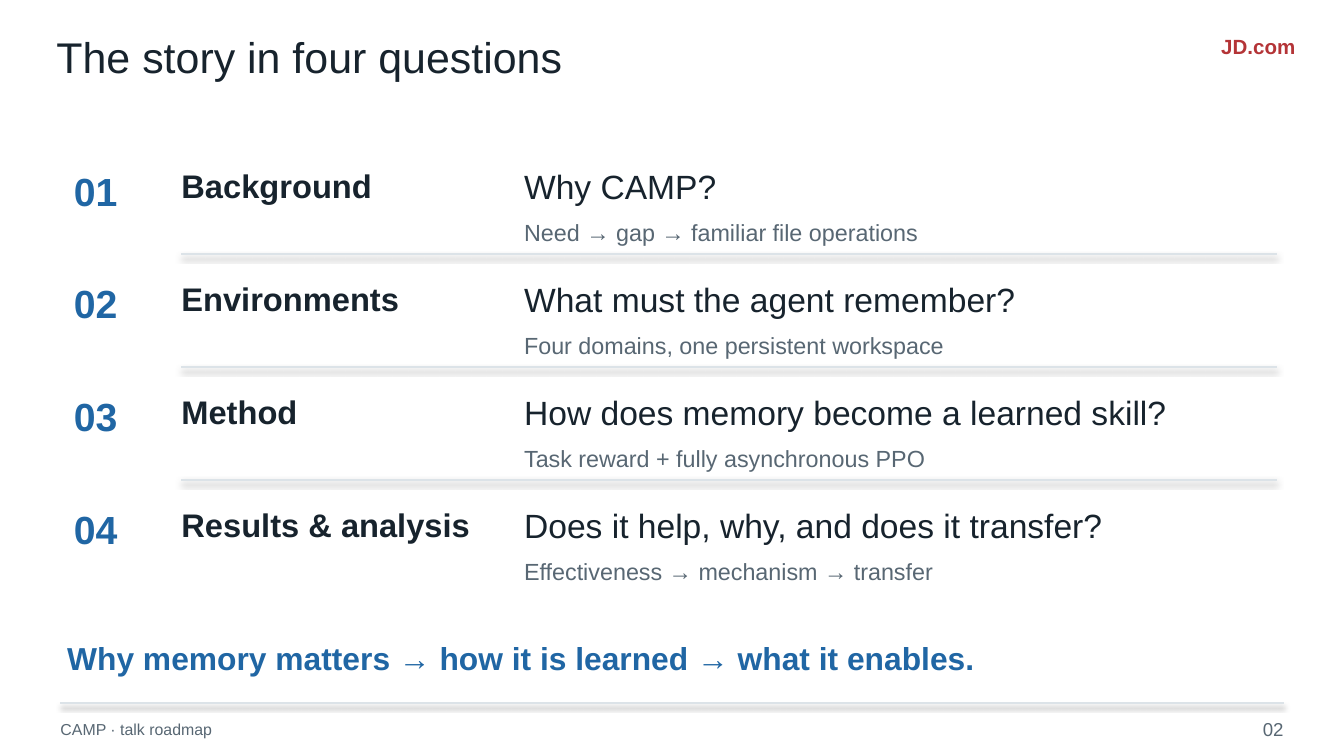
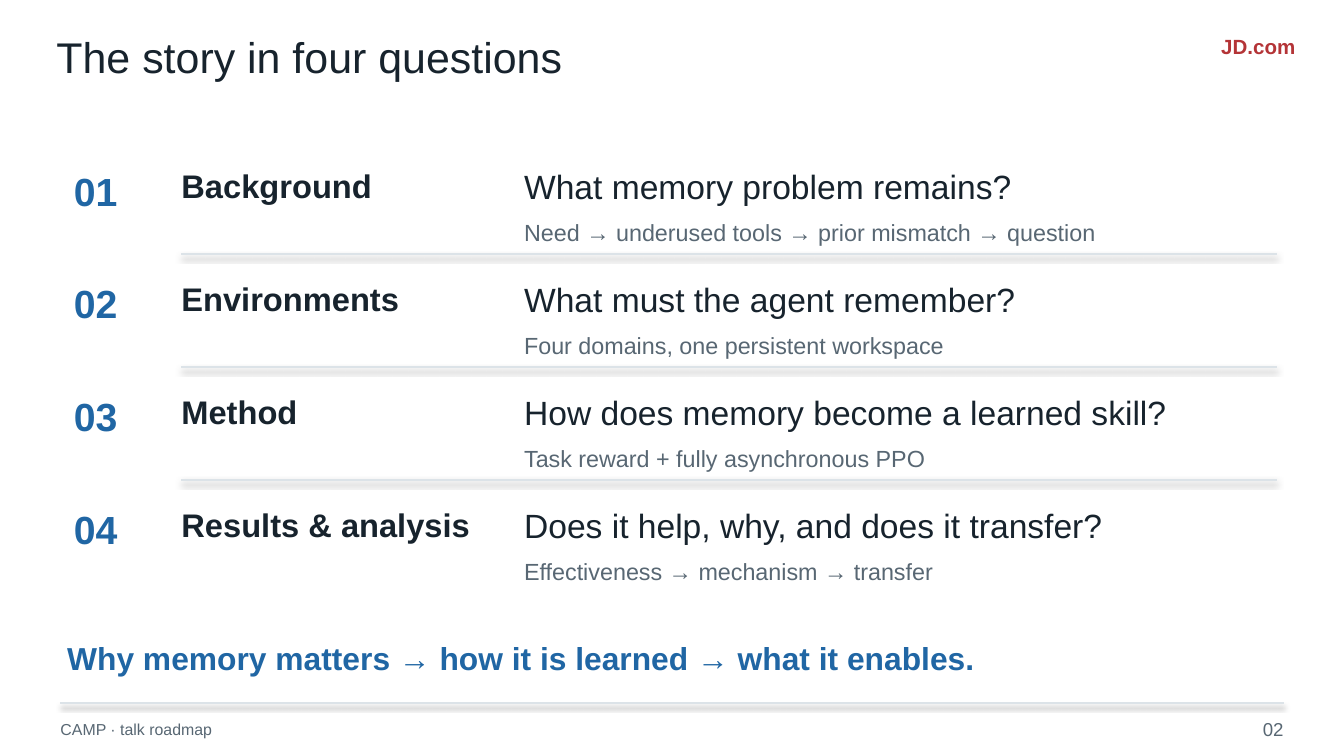
Before and after one commit to liruiluo/agentmemorygym, a slide deck: slide 2 of assets/slides/coding-agent-memory-post-training-slides.pptx. Drawn at 1344x756 pixels with LibreOffice and Linux fonts; fonts in the diff are those of the drawing. Boxes give left, top, right and bottom in pixels: in the first picture for what was removed or moved away, otherwise in the second. Text is boxed around its words. In the diff, an @@ line names an element or a change of style, - is before the commit and + after.

Commit message:
Build the CAMP background around the memory-learning problem

```diff
--- a/assets/slides/coding-agent-memory-post-training-slides.pptx
+++ b/assets/slides/coding-agent-memory-post-training-slides.pptx
@@ text at box(524, 174, 1011, 205): text changed @@
-Why CAMP?
+What memory problem remains?
@@ text at box(524, 224, 1095, 246): text changed @@
-Need → gap → familiar file operations
+Need → underused tools → prior mismatch → question
```
Also in this commit, not shown: 10 other slides changed, 2 slides added, 1 slide removed, 9 other files.
